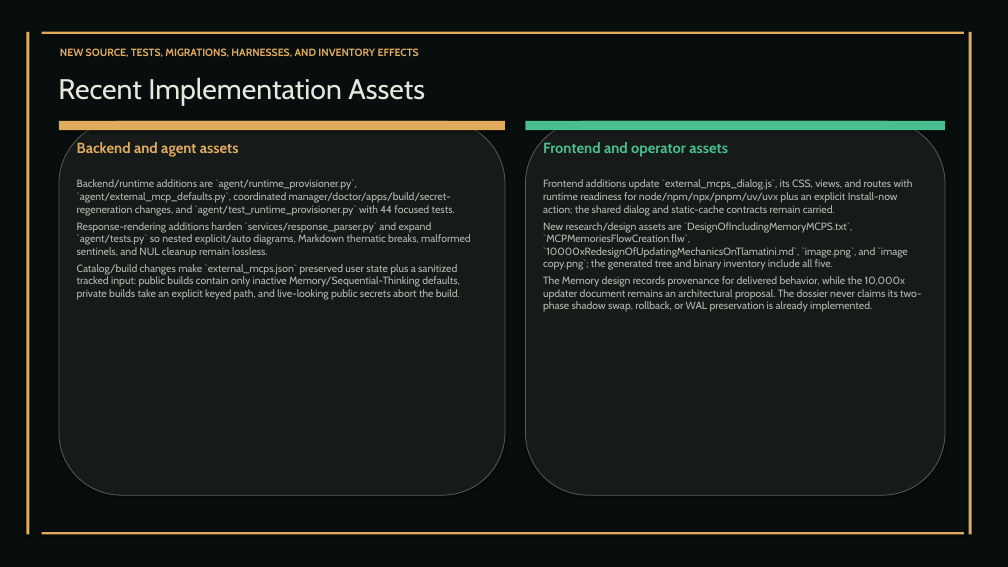
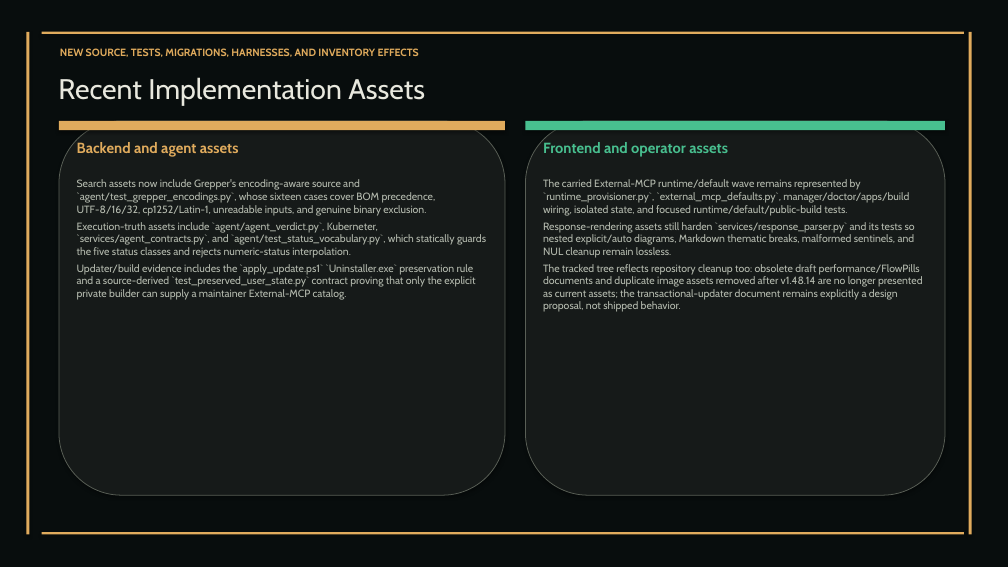
Before and after one commit to XAIHT/Tlamatini, a slide deck: slide 26 of Tlamatini_eXtended_Artificial_Intelligence_Humanly_Tempered.pptx. Drawn at 1008x567 pixels with LibreOffice and Linux fonts; fonts in the diff are those of the drawing. Boxes give left, top, right and bottom in pixels: in the first picture for what was removed or moved away, otherwise in the second. Text is boxed around its words. In the diff, an @@ line names an element or a change of style, - is before the commit and + after.

Commit message:
Fix stale test expectations + Grepper's UTF-16/cp1252 blindness and Memory and Sequential external MCPs, by angelahack1

```diff
--- a/Tlamatini_eXtended_Artificial_Intelligence_Humanly_Tempered.pptx
+++ b/Tlamatini_eXtended_Artificial_Intelligence_Humanly_Tempered.pptx
@@ text at [77,179,486,300]: text changed @@
-Backend/runtime additions are `agent/runtime_provisioner.py`, `agent/external_mcp_defaults.py`, coordinated manager/doctor/apps/build/secret-regeneration changes, and `agent/test_runtime_provisioner.py` with 44 focused tests.
-Response-rendering additions harden `services/response_parser.py` and expand `agent/tests.py` so nested explicit/auto diagrams, Markdown thematic breaks, malformed sentinels, and NUL cleanup remain lossless.
-Catalog/build changes make `external_mcps.json` preserved user state plus a sanitized tracked input: public builds contain only inactive Memory/Sequential-Thinking defaults, private builds take an explicit keyed path, and live-looking public secrets abort the build.
+Search assets now include Grepper's encoding-aware source and `agent/test_grepper_encodings.py`, whose sixteen cases cover BOM precedence, UTF-8/16/32, cp1252/Latin-1, unreadable inputs, and genuine binary exclusion.
+Execution-truth assets include `agent/agent_verdict.py`, Kuberneter, `services/agent_contracts.py`, and `agent/test_status_vocabulary.py`, which statically guards the five status classes and rejects numeric-status interpolation.
+Updater/build evidence includes the `apply_update.ps1` `Uninstaller.exe` preservation rule and a source-derived `test_preserved_user_state.py` contract proving that only the explicit private builder can supply a maintainer External-MCP catalog.
@@ text at [543,179,923,312]: text changed @@
-Frontend additions update `external_mcps_dialog.js`, its CSS, views, and routes with runtime readiness for node/npm/npx/pnpm/uv/uvx plus an explicit Install-now action; the shared dialog and static-cache contracts remain carried.
-New research/design assets are `DesignOfIncludingMemoryMCPS.txt`, `MCPMemoriesFlowCreation.flw`, `10000xRedesignOfUpdatingMechanicsOnTlamatini.md`, `image.png`, and `image copy.png`; the generated tree and binary inventory include all five.
-The Memory design records provenance for delivered behavior, while the 10,000x updater document remains an architectural proposal. The dossier never claims its two-phase shadow swap, rollback, or WAL preservation is already implemented.
+The carried External-MCP runtime/default wave remains represented by `runtime_provisioner.py`, `external_mcp_defaults.py`, manager/doctor/apps/build wiring, isolated state, and focused runtime/default/public-build tests.
+Response-rendering assets still harden `services/response_parser.py` and its tests so nested explicit/auto diagrams, Markdown thematic breaks, malformed sentinels, and NUL cleanup remain lossless.
+The tracked tree reflects repository cleanup too: obsolete draft performance/FlowPills documents and duplicate image assets removed after v1.48.14 are no longer presented as current assets; the transactional-updater document remains explicitly a design proposal, not shipped behavior.
```
Also in this commit, not shown: 57 other slides changed, 1 slide added, 36 other files.
